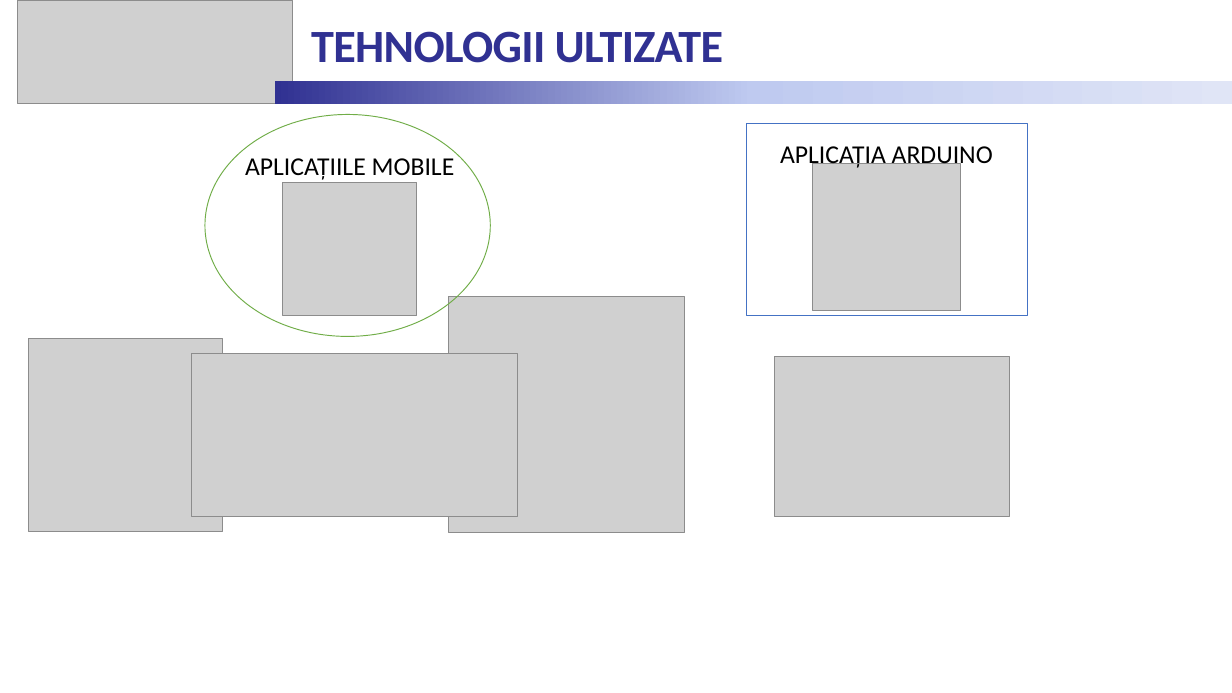
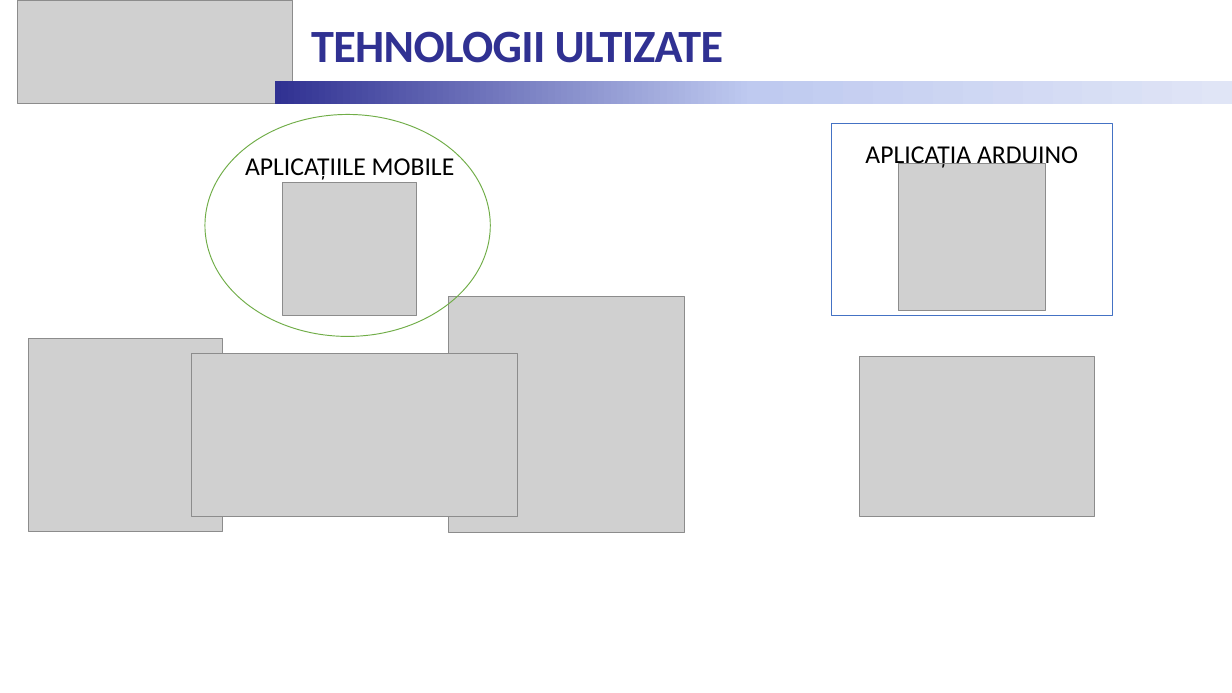
Before and after one commit to senciuckristine/DigitalKey, a slide deck: slide 4 of Documentation/Prezentare_Senciuc_Kristine.pptx. Drawn at 1232x693 pixels with LibreOffice and Linux fonts; fonts in the diff are those of the drawing; grey boxes stand for pictures. Boxes give left, top, right and bottom in pixels: in the first picture for what was removed or moved away, otherwise in the second. Text is boxed around its words. In the diff, an @@ line names an element or a change of style, - is before the commit and + after.

```diff
--- a/Documentation/Prezentare_Senciuc_Kristine.pptx
+++ b/Documentation/Prezentare_Senciuc_Kristine.pptx
@@ 2 pictures, 1 text, 1 rectangle: place and size @@
-2 pictures, 1 text, 1 rectangle at box(747, 124, 1028, 517)
+2 pictures, 1 text, 1 rectangle at box(832, 124, 1113, 517)
```
Also in this commit, not shown: 8 other slides changed, 1 slide added, 2 slides removed.
